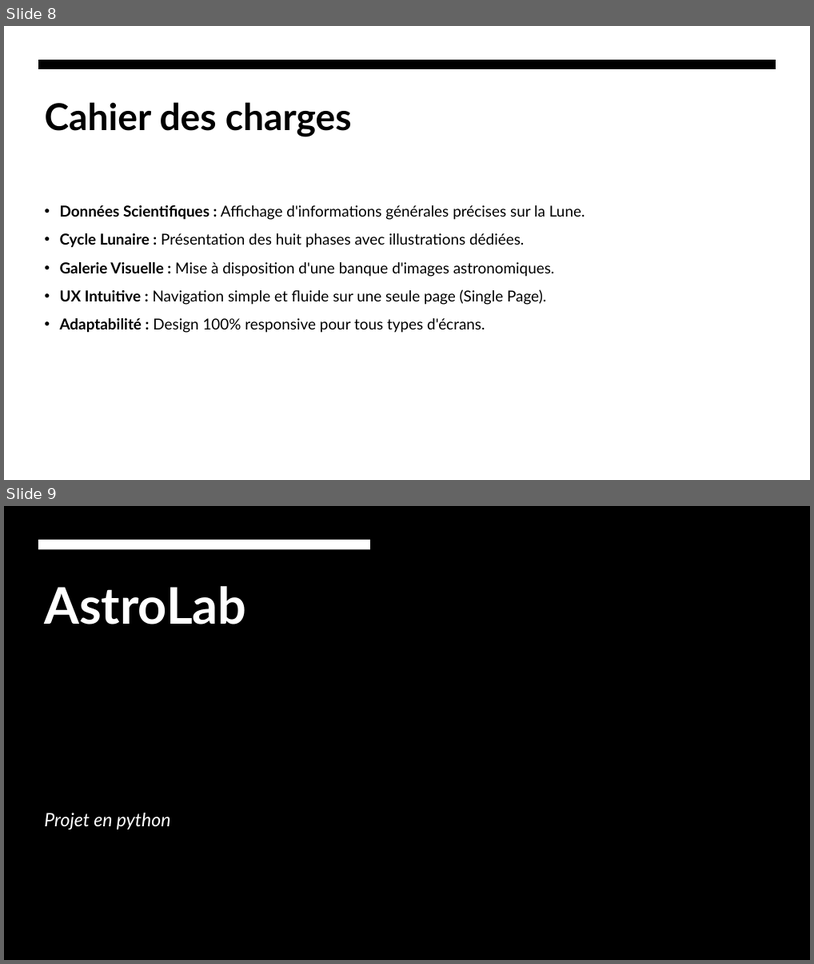
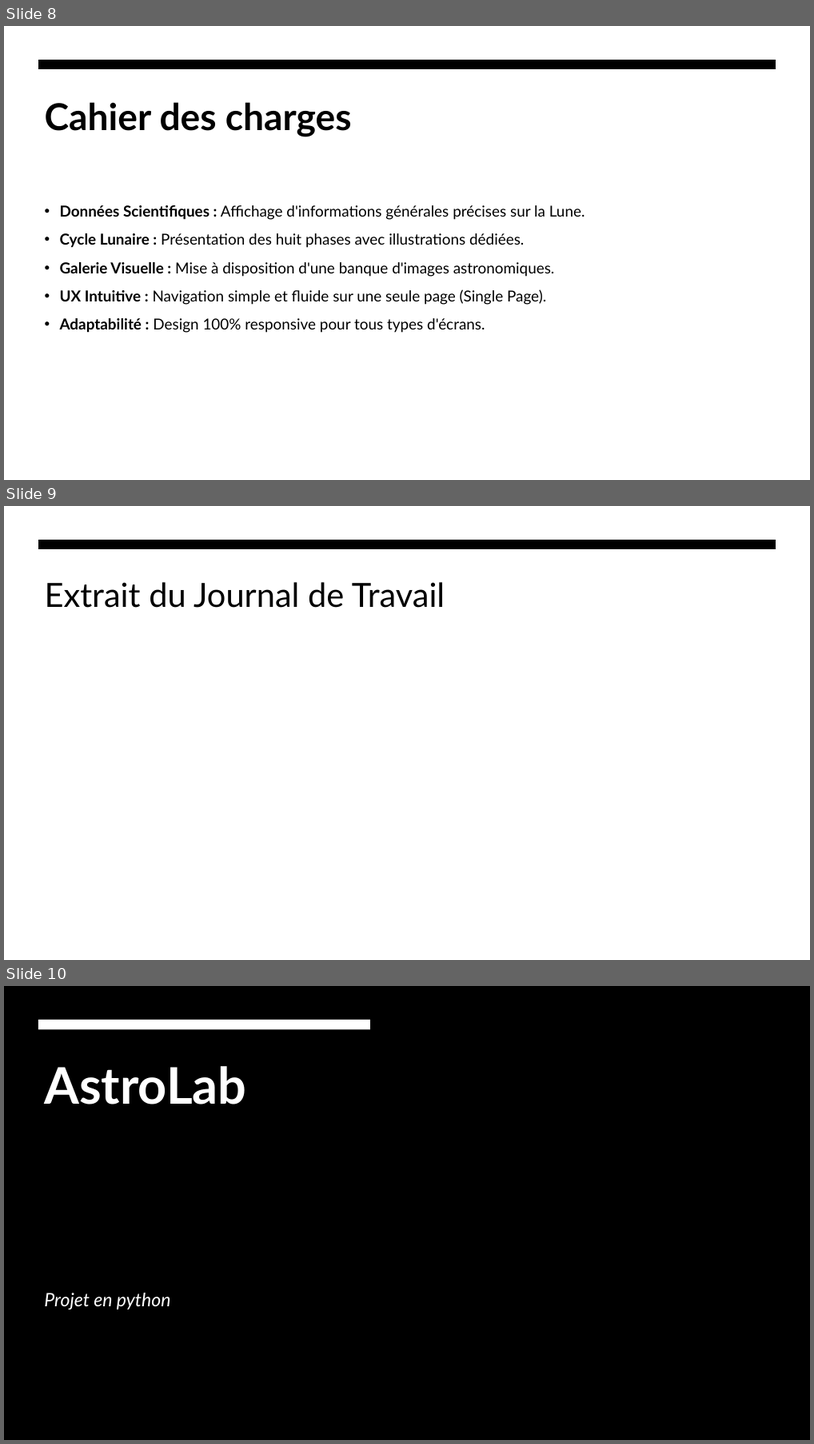
Before and after one commit to Agashae/MoonWebsite, a slide deck: annexe/Presentation.pptx. Shown one above the other, each under a label of ours: slides 8 and 9 before the commit, slides 8, 9 and 10 after it. The pictures are 814x964 and 814x1444 pixels, drawn with LibreOffice and Linux fonts; fonts in the diff are those of the drawing; background and template pictures are left out. Boxes give left, top, right and bottom in pixels: in the first picture for what was removed or moved away, otherwise in the second. Text is boxed around its words. In the diff, an @@ line names an element or a change of style, - is before the commit and + after.

```diff
--- a/annexe/Presentation.pptx
+++ b/annexe/Presentation.pptx
@@ slide 9 added at <box>4,506,810,960</box>, background #FFFFFF; not listed: 1 template element that a slide beside it also shows @@
@@ title added at <box>45,582,445,608</box>, 39.6 pt, text #000000 @@
+Extrait du Journal de Travail
@@ what was slide 9 is now slide 10 @@
```
Also in this commit, not shown: 1 slide changed, 1 other slide added, 8 other files.
